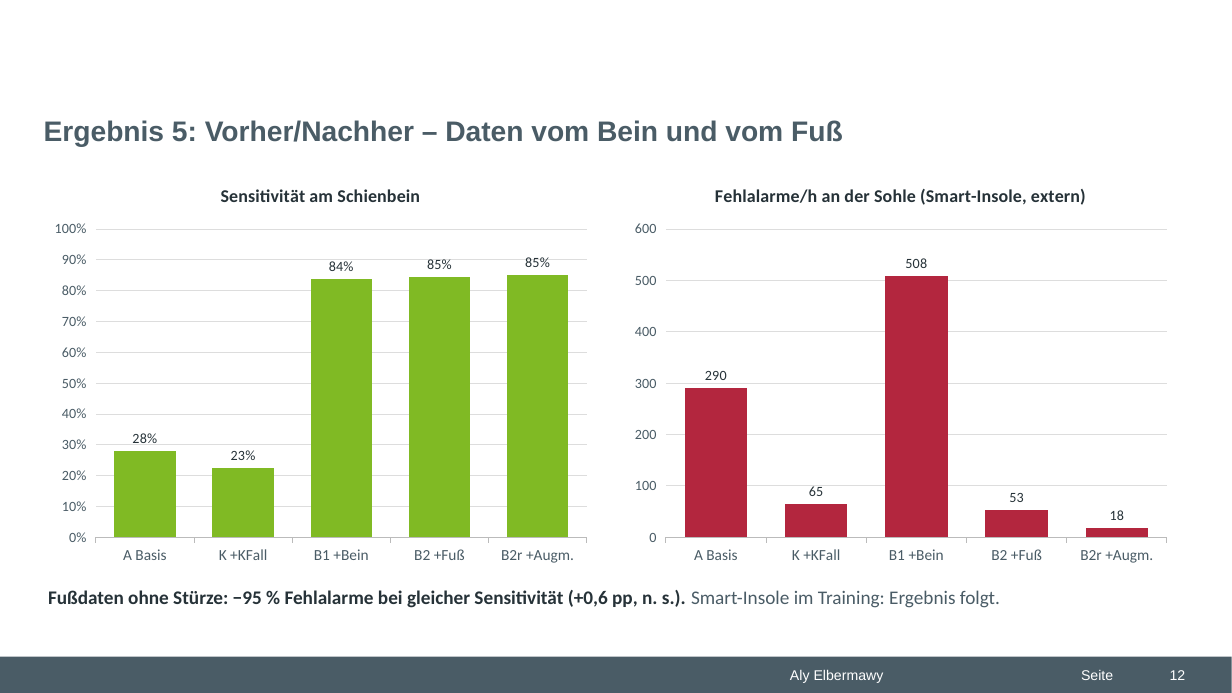
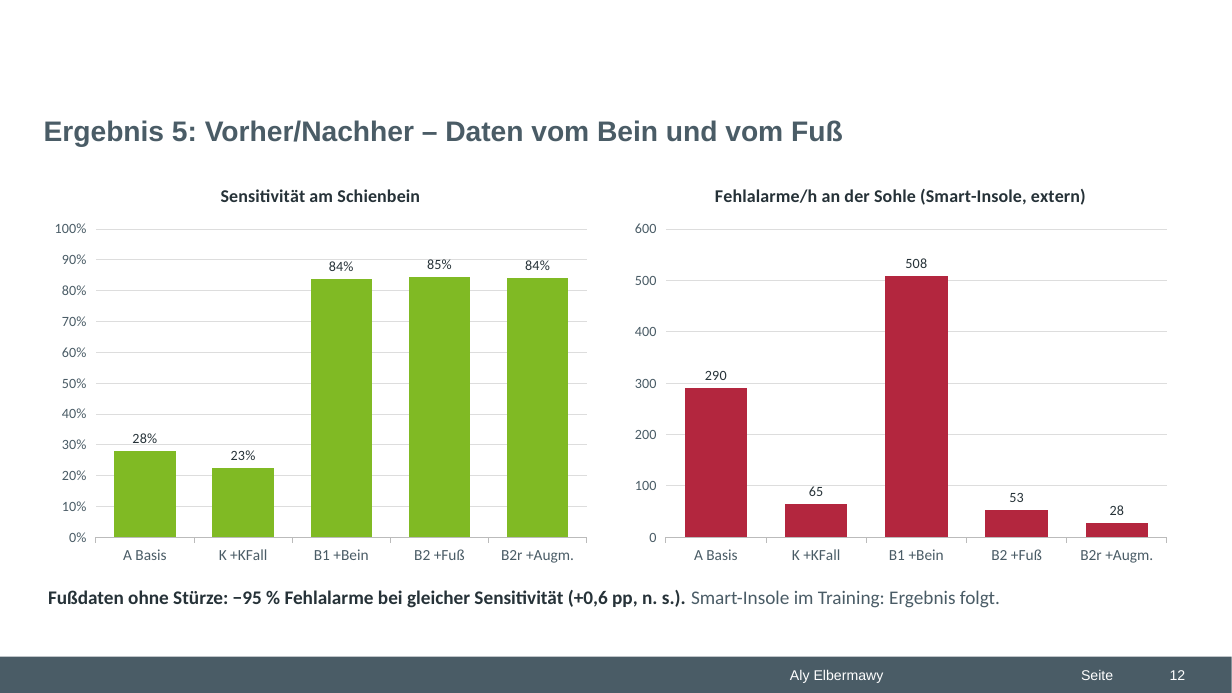
Before and after one commit to Alyelb/ML-Modell-for-Fall-detection, a slide deck: slide 12 of praesentation/Praesentation_Sturzerkennung.pptx. Drawn at 1232x693 pixels with LibreOffice and Linux fonts; fonts in the diff are those of the drawing; background and template pictures are left out. Boxes give left, top, right and bottom in pixels: in the first picture for what was removed or moved away, otherwise in the second. Text is boxed around its words. In the diff, an @@ line names an element or a change of style, - is before the commit and + after.

```diff
--- a/praesentation/Praesentation_Sturzerkennung.pptx
+++ b/praesentation/Praesentation_Sturzerkennung.pptx
@@ column chart at <box>43,166,598,573</box> @@
@@ Series 1, B2r +Augm.: 85 to 84 @@
@@ column chart at <box>624,166,1178,573</box> @@
@@ Series 1, B2r +Augm.: 18 to 28 @@
```
Also in this commit, not shown: 5 other files.
